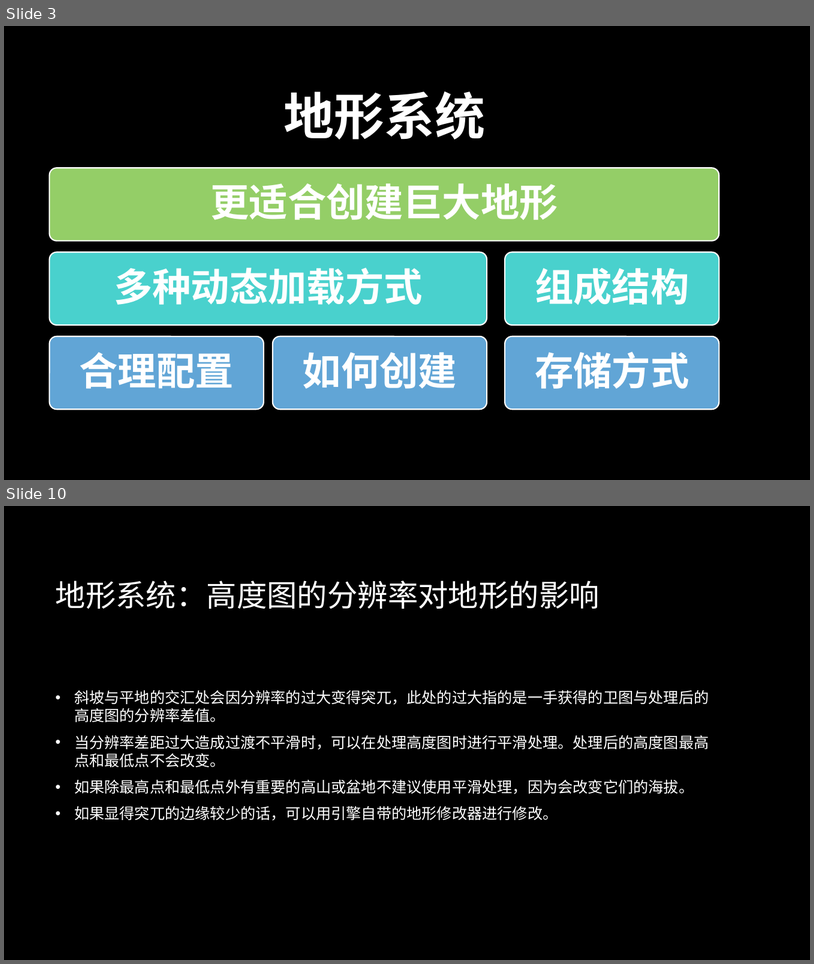
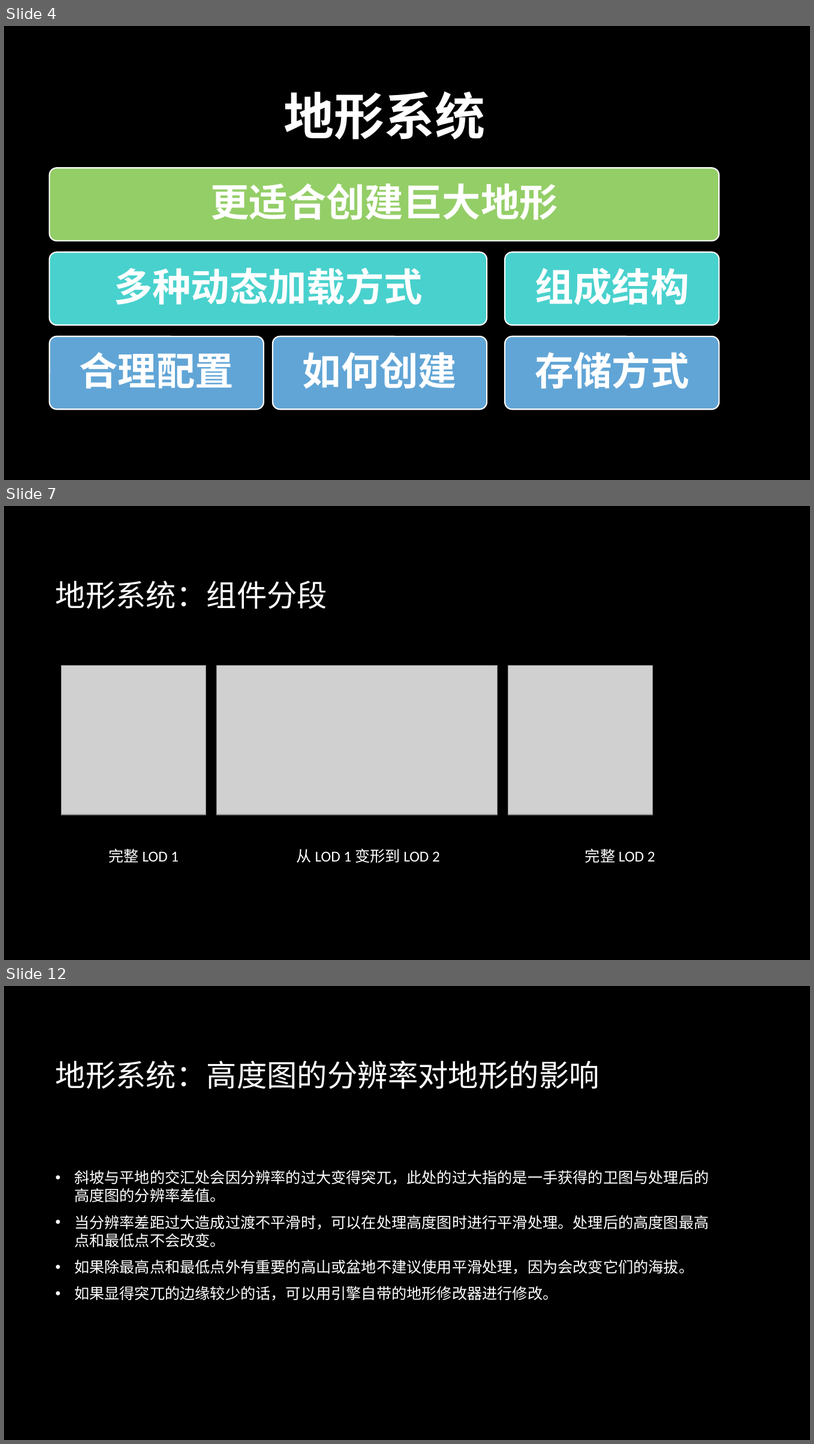
Before and after one commit to BattalionCommander/UE4_C-_Notes, a slide deck: Unreal engine 4.pptx. Shown one above the other, each under a label of ours: slides 3 and 10 before the commit, slides 4, 7 and 12 after it; the slides between them are not shown. The pictures are 814x964 and 814x1444 pixels, drawn with LibreOffice and Linux fonts; fonts in the diff are those of the drawing; grey boxes stand for pictures; background and template pictures are left out. Boxes give left, top, right and bottom in pixels: in the first picture for what was removed or moved away, otherwise in the second. Text is boxed around its words. In the diff, an @@ line names an element or a change of style, - is before the commit and + after.

```diff
--- a/Unreal engine 4.pptx
+++ b/Unreal engine 4.pptx
@@ slide 7 added at [4, 506, 810, 960], background picture (left out) @@
@@ title added at [56, 580, 328, 609], 36 pt, text #FFFFFF @@
+地形系统：组件分段
@@ picture added at [62, 665, 207, 814] @@
@@ picture added at [217, 665, 498, 814] @@
@@ picture added at [509, 665, 654, 814] @@
@@ text added at [109, 848, 179, 862], 18 pt, text #FFFFFF @@
+完整 LOD 1
@@ text added at [297, 848, 440, 862], 18 pt, text #FFFFFF @@
+从 LOD 1 变形到 LOD 2
@@ text added at [585, 848, 656, 862], 18 pt, text #FFFFFF @@
+完整 LOD 2
@@ what was slide 3 is now slide 4 @@
@@ what was slide 10 is now slide 12 @@
```
Also in this commit, not shown: 13 slides changed, 3 other slides added, 2 other files.
